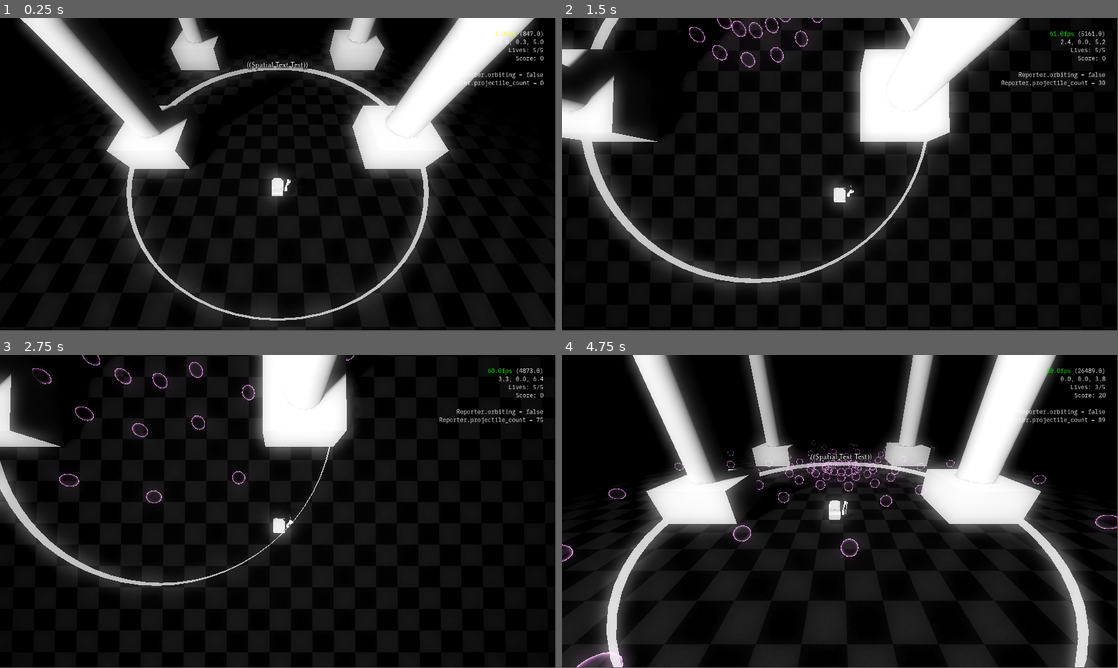
Above: before the commit, frames 1-4 (two rows, left to right).
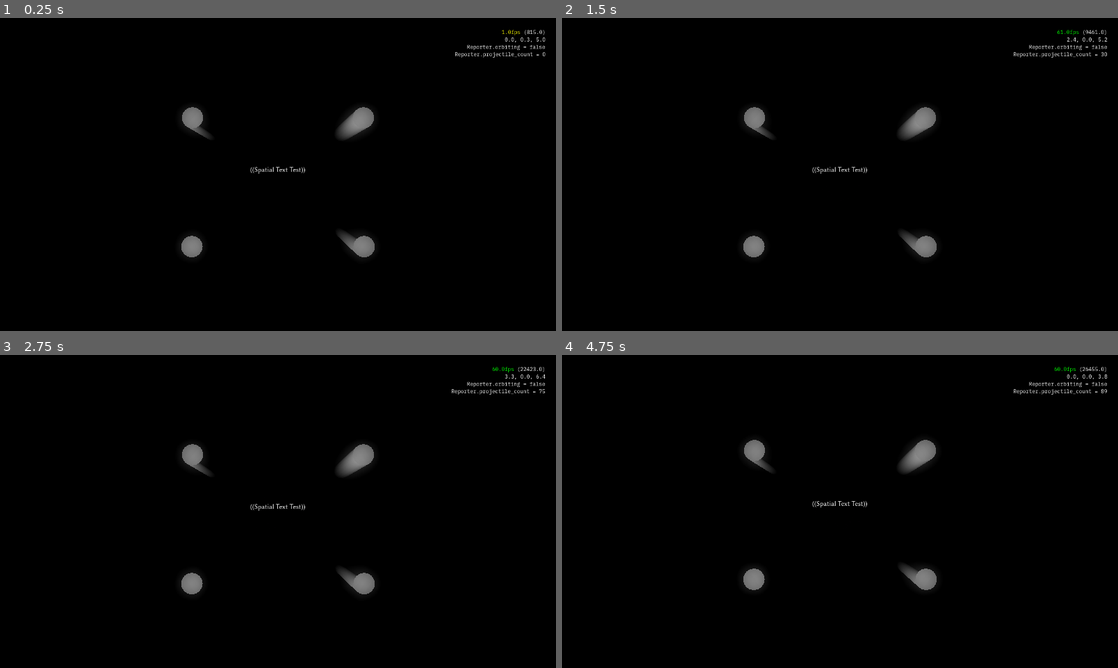
Above: after the commit, the same moments.

Repository: slyllama/dwelt
Game: Godot game, scene res://maps/debug/debug_map.tscn
Two runs of this game, one before a commit and one after it. Both use one fixed random seed, a clock stepped at 60 frames per second and the inputs below.
Inputs (mouse positions are in pixels of both pictures, inside the frame that each line leads up to):
- Up to frame 1 (0.25 s): no input
- Up to frame 2 (1.5 s): move the mouse to (984, 77) at 0.52 s; press the mouse at (984, 77) at 0.53 s; hold D (strafe_right) 0.53-1.28 s; move the mouse to (728, 190) at 1.27 s; release the mouse at (728, 190) at 1.28 s; hold S (move_back) from 1.28 s (still down); click (728, 190) at 1.35 s
- Up to frame 3 (2.75 s): move the mouse to (333, 442) at 2.02 s; release S (move_back) at 2.03 s; press the mouse at (333, 442) at 2.03 s; hold D (strafe_right) from 2.03 s (still down); right-click (333, 442) at 2.1 s
- Up to frame 4 (4.75 s): move the mouse to (812, 574) at 2.77 s; release D (strafe_right) at 2.78 s; release the mouse at (812, 574) at 2.78 s; hold W (move_forward) 2.78-3.53 s; tap Mouse wheel up (zoom_in) at 2.85 s; click (812, 574) at 3.05 s; move the mouse to (1006, 558) at 3.52 s; press the mouse at (1006, 558) at 3.53 s; hold A (strafe_left) from 3.53 s (still down); tap Mouse wheel down (zoom_out) at 3.6 s; move the mouse to (673, 464) at 4.27 s; release the mouse at (673, 464) at 4.28 s; click (673, 464) at 4.35 s
The window is 799x449 before the commit and 800x450 after it. Grey fills any space a smaller window leaves; there, only what the larger window draws over its background counts as a difference.

The runs differ from the first frame. In frame 1, 29% of the frame differs, in the area x 3-99%, y 0-100%; in frame 2, 24%; in frame 3, 16%; in frame 4, 42%, in the area x 0-100%, y 0-100%.

Commit message:
Removed GameHandler
Camera experiments with FOV

Diff:
--- a/lib/_global/game_handler.gd
+++ /dev/null
@@ -1,12 +0,0 @@
-extends Node
-
-var max_lives = 5
-var lives = max_lives
-var score = 0
-
-func lose_life() -> void:
-	if lives > 0:
-		Reporter.do_shake_camera.emit()
-		lives -= 1
-	if lives == 0:
-		pass # TODO: no lives left
--- a/lib/debug/debug_pane/debug_pane.gd
+++ b/lib/debug/debug_pane/debug_pane.gd
@@ -29,8 +29,6 @@
 		render([
 			_render_fps() + " (" + str(_prims) + ")",
 			Utils.fmt_vec3(Reporter.player_position),
-			"Lives: " + str(GameHandler.lives) + "/" + str(GameHandler.max_lives),
-			"Score: " + str(GameHandler.score), "",
 			"Reporter.orbiting = " + str(Reporter.orbiting),
 			"Reporter.projectile_count = " + str(Reporter.projectile_count)
 		])
--- a/lib/player/player_camera/player_camera.gd
+++ b/lib/player/player_camera/player_camera.gd
@@ -2,44 +2,13 @@
 # PlayerCamera
 # Camera controls and rotation
 
-@export_range(0.0, 1.0) var orbit_speed = 0.35
-@export_range(10.0, 40.0) var orbit_sensitivity = 20.0
 @export var zoom_increment = 0.35
 @export var zoom_clamp_near = 1.0
-@export var zoom_clamp_far = 5.0
+@export var zoom_clamp_far = 20.0
 
-var _mouse_last_click = Vector2.ZERO # where the mouse was last clicked
-var _mouse_pos_delta = Vector2.ZERO # reports event.relative
-var _last_mouse_pos_delta = _mouse_pos_delta # used to check if mouse is moving
-var _mouse_last_in_ui = false # whether the mouse was in UI when last pressed down
-
-@onready var target_x_rotation = $Axis.global_rotation.x
-@onready var target_y_rotation = global_rotation.y
 @onready var target_zoom_distance = $Axis/Camera.position.z
 
 func _input(event: InputEvent) -> void:
-	if Input.is_action_just_pressed("left_click"):
-		_mouse_last_in_ui = Reporter.mouse_in_ui
-		_mouse_last_click = get_window().get_mouse_position()
-
-	if _mouse_last_in_ui: return
-
-	if Input.is_action_just_released("left_click"):
-		# Move the mouse to its last position before dragging
-		Input.mouse_mode = Input.MOUSE_MODE_VISIBLE
-		Reporter.orbiting = false
-		get_window().warp_mouse(_mouse_last_click)
-
-	if Input.is_action_pressed("left_click"):
-		if event is InputEventMouseMotion:
-			_mouse_pos_delta = event.relative
-			if _mouse_pos_delta.length() > 0:
-				# Only capture the mouse if the player is dragging it
-				Input.mouse_mode = Input.MOUSE_MODE_CAPTURED
-				get_viewport().gui_release_focus()
-				Reporter.orbiting = true
-	else: _mouse_pos_delta = Vector2.ZERO
-
 	if Input.is_action_just_pressed("zoom_in"):
 		target_zoom_distance -= zoom_increment
 	if Input.is_action_just_pressed("zoom_out"):
@@ -53,29 +22,11 @@
 	Reporter.camera = $Axis/Camera # assign camera to Reporter
 
 func _process(delta: float) -> void:
-	if _mouse_last_in_ui: return
-	if (Input.mouse_mode == Input.MOUSE_MODE_CAPTURED
-		and _last_mouse_pos_delta != _mouse_pos_delta):
-		target_y_rotation -= _mouse_pos_delta.x * delta * orbit_speed
-		target_x_rotation -= _mouse_pos_delta.y * delta * orbit_speed
-
-	# Prevent the camera's rotation from 'spilling over'
-	target_x_rotation = clamp(
-		target_x_rotation, -deg_to_rad(89), deg_to_rad(-30))
-
 	# Clamp zoom distances
 	target_zoom_distance = clamp(
 		target_zoom_distance, zoom_clamp_near, zoom_clamp_far)
-
-	# Smooth and update camera rotation
-	$Axis.global_rotation.x = lerp_angle(
-		$Axis.global_rotation.x, target_x_rotation,
-		Utils.crit_lerp(delta, orbit_sensitivity))
 
 	# Smooth and update camera zoom
 	$Axis/Camera.position.z = lerp(
 		$Axis/Camera.position.z, target_zoom_distance,
 		Utils.crit_lerp(delta, 10.0))
-
-	# Only update camera rotation if the mouse delta has changed
-	_last_mouse_pos_delta = _mouse_pos_delta
--- a/lib/player/player_camera/player_camera.tscn
+++ b/lib/player/player_camera/player_camera.tscn
@@ -44,12 +44,12 @@
 script = ExtResource("1_v5n1d")
 
 [node name="Axis" type="Node3D" parent="."]
-transform = Transform3D(1, 0, 0, 0, 0.5, 0.866025, 0, -0.866025, 0.5, 0, 0, 0)
+transform = Transform3D(1, 0, 0, 0, 0.0174524, 0.999847, 0, -0.999847, 0.0174524, 0, 0, 0)
 
 [node name="Camera" type="Camera3D" parent="Axis"]
-transform = Transform3D(1, 0, 0, 0, 1, 0, 0, 0, 1, 0, 0.45, 5)
+transform = Transform3D(1, 0, 0, 0, 1, 0, 0, 0, 1, 0, 0.45, 20)
 current = true
-fov = 85.0
+fov = 55.0
 
 [node name="Anim" type="AnimationPlayer" parent="."]
 libraries = {
--- a/lib/projectile/projectile.gd
+++ b/lib/projectile/projectile.gd
@@ -24,7 +24,7 @@
 
 	area.body_entered.connect(func(body):
 		if body == Reporter.player: # connection for hitting player
-			GameHandler.lose_life()
+			Reporter.do_shake_camera.emit()
 			destroy())
 	add_child(area)
 	area.position.x = 0.5
@@ -52,7 +52,7 @@
 	# Add graze
 	var graze = ProjectileGraze.new()
 	graze.has_grazed.connect(func():
-		GameHandler.score += graze_score)
+		print("[Projectile] Grazed."))
 	area.add_child(graze)
 
 	var timer = Timer.new()
--- a/lib/projectile/projectile_graze.gd
+++ b/lib/projectile/projectile_graze.gd
@@ -6,14 +6,12 @@
 signal has_grazed
 
 func grazed() -> void:
-	var _lives_at_creation = GameHandler.lives
 	var timer = Timer.new()
 	timer.wait_time = 0.25
 	timer.one_shot = true
 	timer.timeout.connect(func():
-		if GameHandler.lives == _lives_at_creation:
-			has_grazed.emit()
-		else: return)
+		# TODO: check that the player hasn't been hit since graze
+		has_grazed.emit())
 	add_child(timer)
 	timer.start()
 
--- a/maps/debug/debug_map.gd
+++ b/maps/debug/debug_map.gd
@@ -4,13 +4,13 @@
 
 var clockwise = true
 
-func _ready() -> void:
-	get_window().mode = Window.MODE_FULLSCREEN
+#func _ready() -> void:
+	#get_window().mode = Window.MODE_FULLSCREEN
 
-func _process(delta: float) -> void:
-	$Camera.position = lerp(
-		$Camera.position, $Player.position,
-		Utils.crit_lerp(delta, 20.0))
+#func _process(delta: float) -> void:
+	#$Camera.position = lerp(
+		#$Camera.position, $Player.position,
+		#Utils.crit_lerp(delta, 20.0))
 
 func _on_test_timer_timeout() -> void:
 	clockwise = !clockwise
--- a/project.godot
+++ b/project.godot
@@ -23,7 +23,6 @@
 
 Reporter="*res://lib/_global/reporter.gd"
 Utils="*res://lib/_global/utils.gd"
-GameHandler="*res://lib/_global/game_handler.gd"
 
 [debug]
 
@@ -31,6 +30,10 @@
 
 [display]
 
+window/size/viewport_width=1280
+window/size/viewport_height=720
+window/size/initial_position_type=0
+window/size/initial_position=Vector2i(32, 32)
 mouse_cursor/custom_image="uid://vjlcmjj5bb7l"
 
 [gui]
Not shown, removed: lib/_global/game_handler.gd.uid
